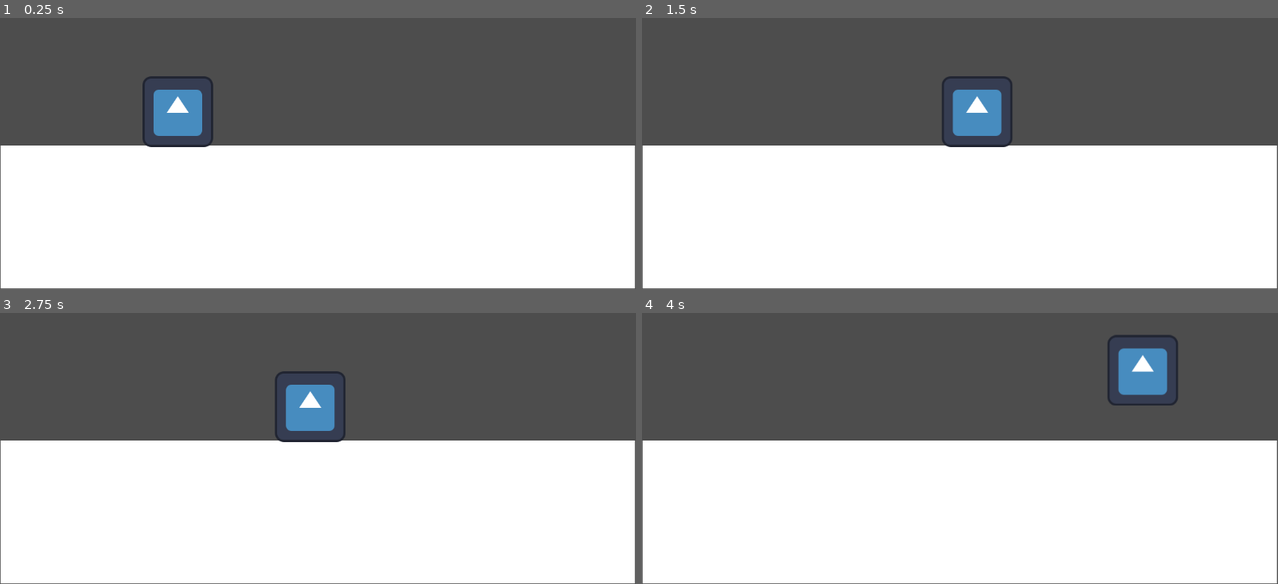
Above: before the commit, frames 1-4 (two rows, left to right).
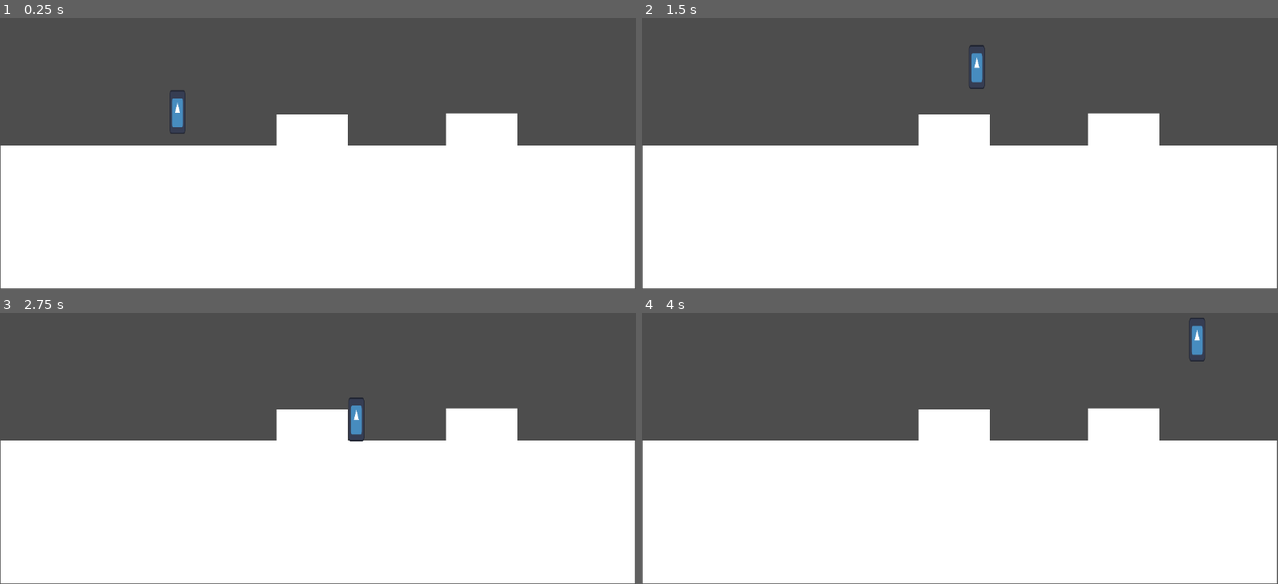
Above: after the commit, the same moments.

Repository: North-Chime-Studios/Golem-Garrison
Game: Godot game, scene res://Scenes/main.tscn
The game is run twice, just before and just after one commit, with the same random seed, the same clock (stepped at 60 frames per second) and the same inputs. The engine's default icon, where the game draws it, is replaced by a stand-in: a white triangle on a blue panel in a dark square.
Inputs:
- Up to frame 1 (0.25 s): no input
- Up to frame 2 (1.5 s): hold D (Right) from 0.53 s (still down); tap Space (Jump) at 0.6, 0.77, 1.07, 1.35 s
- Up to frame 3 (2.75 s): tap Space (Jump) at 1.52, 1.82, 2.1 s; release D (Right) at 2.03 s; hold A (Left) from 2.03 s (still down)
- Up to frame 4 (4 s): release A (Left) at 2.78 s; hold D (Right) from 2.78 s (still down); tap Space (Jump) at 2.85, 3.02, 3.32, 3.6, 3.77 s

The runs differ from the first frame. In frame 1, 4.2% of the frame differs, in the area x 22-82%, y 21-48%; in frame 2, 4.0%; in frame 3, 3.9%; in frame 4, 4.6%, in the area x 43-89%, y 1-48%.

Commit message:
La til coyote time

Diff:
--- a/Player/Player_controller.gd
+++ b/Player/Player_controller.gd
@@ -1,5 +1,8 @@
 extends CharacterBody2D
 
+
+var cyote_timer = 0.0
+var cyote_time = 0.1
 
 const SPEED = 300.0
 const JUMP_VELOCITY = -400.0
@@ -13,8 +16,14 @@
 	if not is_on_floor():
 		velocity.y += gravity * delta
 
+	# Cyote time.
+	if is_on_floor():
+		cyote_timer = 0.0
+	else:
+		cyote_timer += delta
+
 	# Handle jump.
-	if Input.is_action_just_pressed("Jump") and is_on_floor():
+	if Input.is_action_just_pressed("Jump") and cyote_timer < cyote_time:
 		velocity.y = JUMP_VELOCITY
 
 	# Get the input direction and handle the movement/deceleration.
--- a/Player/player.tscn
+++ b/Player/player.tscn
@@ -3,14 +3,18 @@
 [ext_resource type="Script" path="res://Player/Player_controller.gd" id="1_drxis"]
 [ext_resource type="Texture2D" uid="uid://c758ih6riwmrs" path="res://icon.svg" id="2_hwpq2"]
 
-[sub_resource type="RectangleShape2D" id="RectangleShape2D_sy63q"]
-size = Vector2(124, 124)
+[sub_resource type="CapsuleShape2D" id="CapsuleShape2D_tmd7y"]
+radius = 24.1398
+height = 125.527
 
 [node name="Player" type="CharacterBody2D"]
+scale = Vector2(0.621381, 0.621381)
 script = ExtResource("1_drxis")
 
 [node name="Sprite2D" type="Sprite2D" parent="."]
+position = Vector2(-0.804663, 0)
+scale = Vector2(0.364611, 1)
 texture = ExtResource("2_hwpq2")
 
 [node name="CollisionShape2D" type="CollisionShape2D" parent="."]
-shape = SubResource("RectangleShape2D_sy63q")
+shape = SubResource("CapsuleShape2D_tmd7y")
--- a/Scenes/main.tscn
+++ b/Scenes/main.tscn
@@ -1,9 +1,12 @@
-[gd_scene load_steps=3 format=3 uid="uid://dgsqr63k3lbl4"]
+[gd_scene load_steps=4 format=3 uid="uid://dgsqr63k3lbl4"]
 
 [ext_resource type="PackedScene" uid="uid://bkxgssv3lkcvr" path="res://Player/player.tscn" id="1_2msqi"]
 
 [sub_resource type="RectangleShape2D" id="RectangleShape2D_74dsv"]
 size = Vector2(1148, 20)
+
+[sub_resource type="RectangleShape2D" id="RectangleShape2D_scxcx"]
+size = Vector2(130, 56)
 
 [node name="Main" type="Node2D"]
 
@@ -21,3 +24,28 @@
 
 [node name="Player" parent="." instance=ExtResource("1_2msqi")]
 position = Vector2(322, 295)
+
+[node name="StaticBody2D2" type="StaticBody2D" parent="."]
+
+[node name="ColorRect" type="ColorRect" parent="StaticBody2D2"]
+offset_left = 501.0
+offset_top = 332.0
+offset_right = 630.0
+offset_bottom = 391.0
+
+[node name="CollisionShape2D" type="CollisionShape2D" parent="StaticBody2D2"]
+position = Vector2(566, 359)
+shape = SubResource("RectangleShape2D_scxcx")
+
+[node name="StaticBody2D3" type="StaticBody2D" parent="."]
+position = Vector2(307, -2)
+
+[node name="ColorRect" type="ColorRect" parent="StaticBody2D3"]
+offset_left = 501.0
+offset_top = 332.0
+offset_right = 630.0
+offset_bottom = 391.0
+
+[node name="CollisionShape2D" type="CollisionShape2D" parent="StaticBody2D3"]
+position = Vector2(566, 359)
+shape = SubResource("RectangleShape2D_scxcx")
